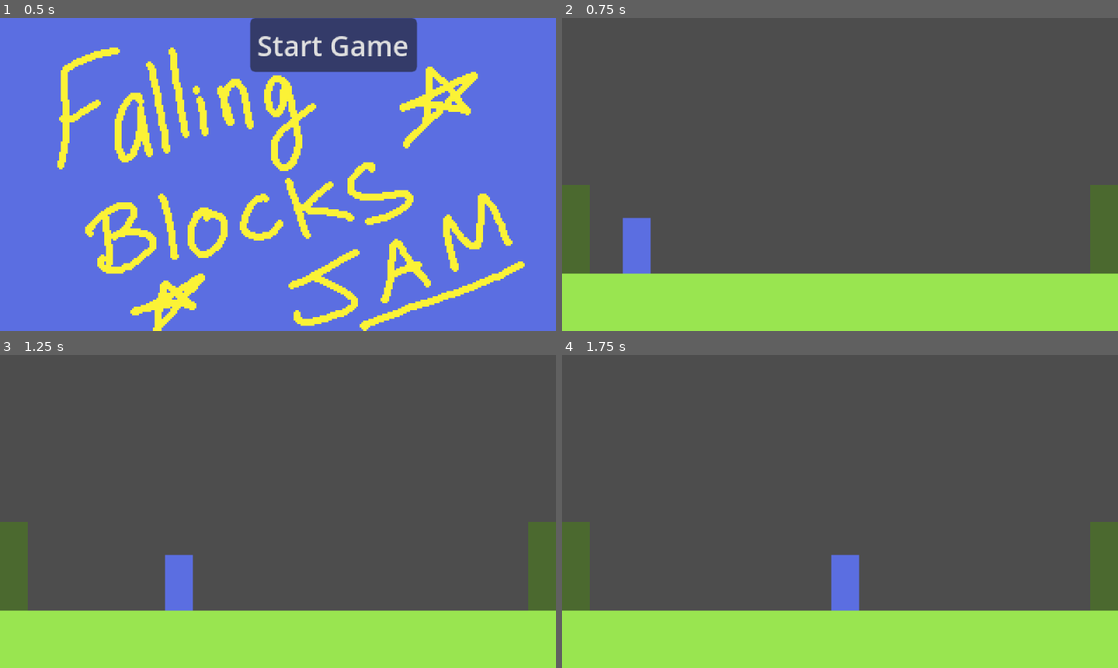
Above: before the commit, frames 1-4 (two rows, left to right).
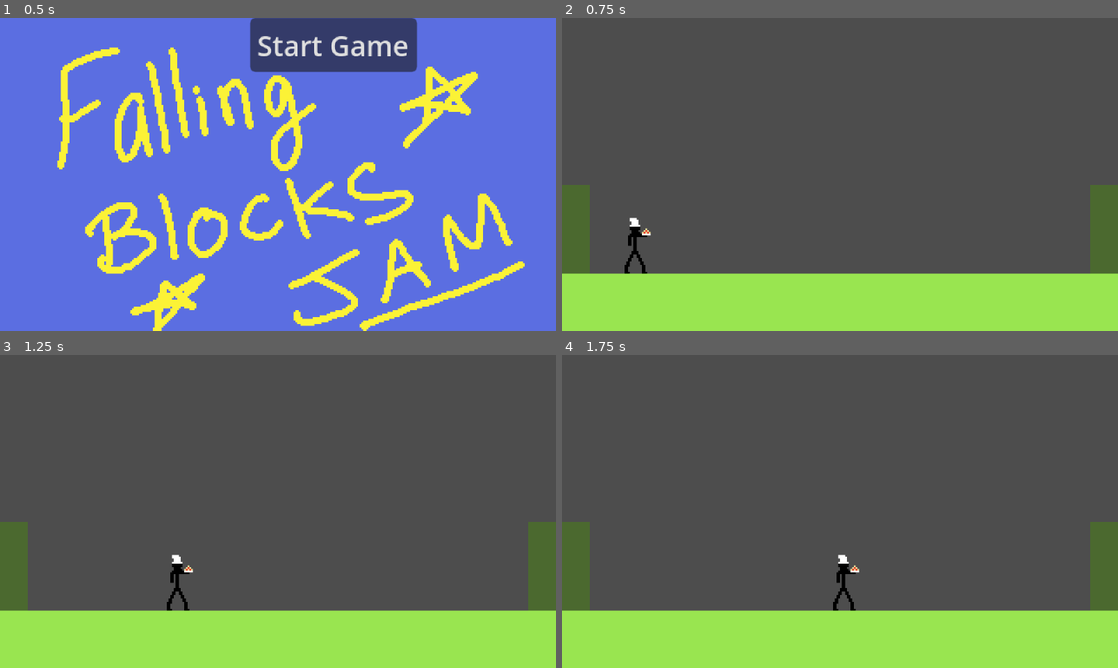
Above: after the commit, the same moments.

Repository: dfebs/falling-blocks-game-jam
Game: Godot game, scene res://main.tscn
Two runs of this game, one before a commit and one after it. Both use one fixed random seed, a clock stepped at 60 frames per second and the inputs below.
Inputs:
- Up to frame 1 (0.5 s): no input
- Up to frame 2 (0.75 s): click "Start Game" at 0.5 s
- Up to frame 3 (1.25 s): no input
- Up to frame 4 (1.75 s): no input

Frame 1 is identical in both runs. In frame 2, 0.9% of the frame differs, in the area x 10-16%, y 63-82%; in frame 3, 0.9%; in frame 4, 0.9%.

Commit message:
Add sprites for blocks and player, replace placeholder with player sprite

Diff:
--- a/Character/character.tscn
+++ b/Character/character.tscn
@@ -1,7 +1,7 @@
 [gd_scene format=3 uid="uid://o7f501dp7rbj"]
 
-[ext_resource type="Texture2D" uid="uid://bvi2l6d6s7yf2" path="res://Character/Character_Placeholder.png" id="1_k3002"]
 [ext_resource type="Script" uid="uid://brvm30xhuw6s" path="res://Character/character.gd" id="1_nwtvh"]
+[ext_resource type="Texture2D" uid="uid://dvvun4ig17eo0" path="res://Character/character.png" id="2_nwtvh"]
 
 [sub_resource type="CapsuleShape2D" id="CapsuleShape2D_djvyk"]
 radius = 8.0
@@ -11,7 +11,7 @@
 script = ExtResource("1_nwtvh")
 
 [node name="Sprite2D" type="Sprite2D" parent="." unique_id=837473621]
-texture = ExtResource("1_k3002")
+texture = ExtResource("2_nwtvh")
 
 [node name="CollisionShape2D" type="CollisionShape2D" parent="." unique_id=1161947520]
 visible = false
Binary file added: Assets/blocks/boost_blocks.png
Not shown, added: Assets/blocks/boost_blocks.png.import
Binary file added: Assets/blocks/dirt_blocks.png
Not shown, added: Assets/blocks/dirt_blocks.png.import
Binary file added: Assets/blocks/grass_plant_blocks.png
Not shown, added: Assets/blocks/grass_plant_blocks.png.import
Binary file added: Assets/blocks/sand_blocks.png
Not shown, added: Assets/blocks/sand_blocks.png.import
Binary file added: Assets/blocks/stone_blocks.png
Not shown, added: Assets/blocks/stone_blocks.png.import
Binary file added: Assets/blocks/water.png
Not shown, added: Assets/blocks/water.png.import
(and 4 more such lines)
